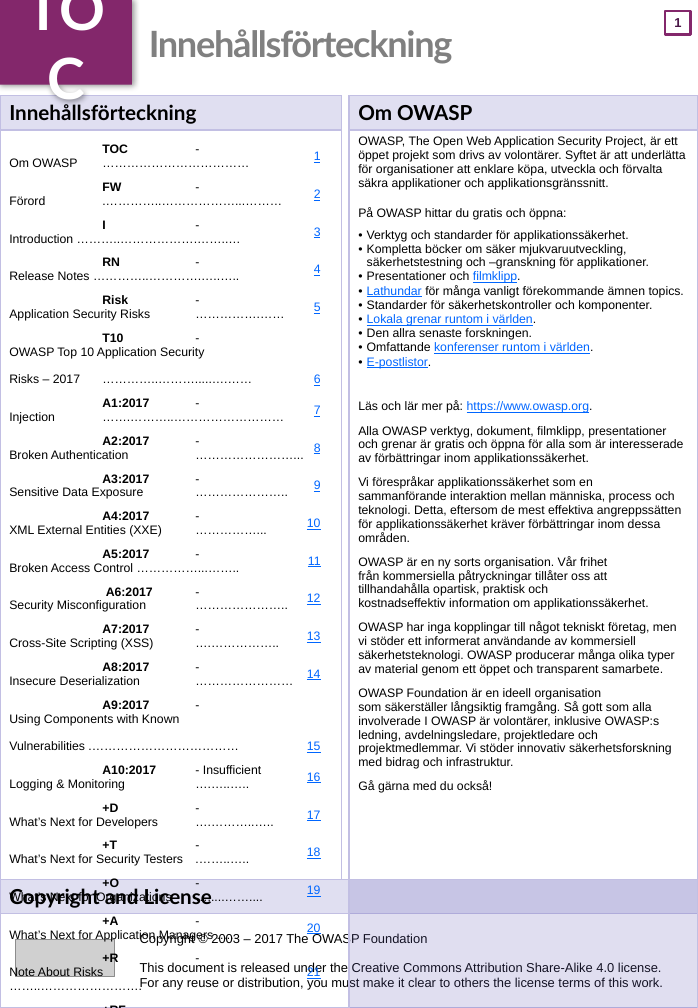
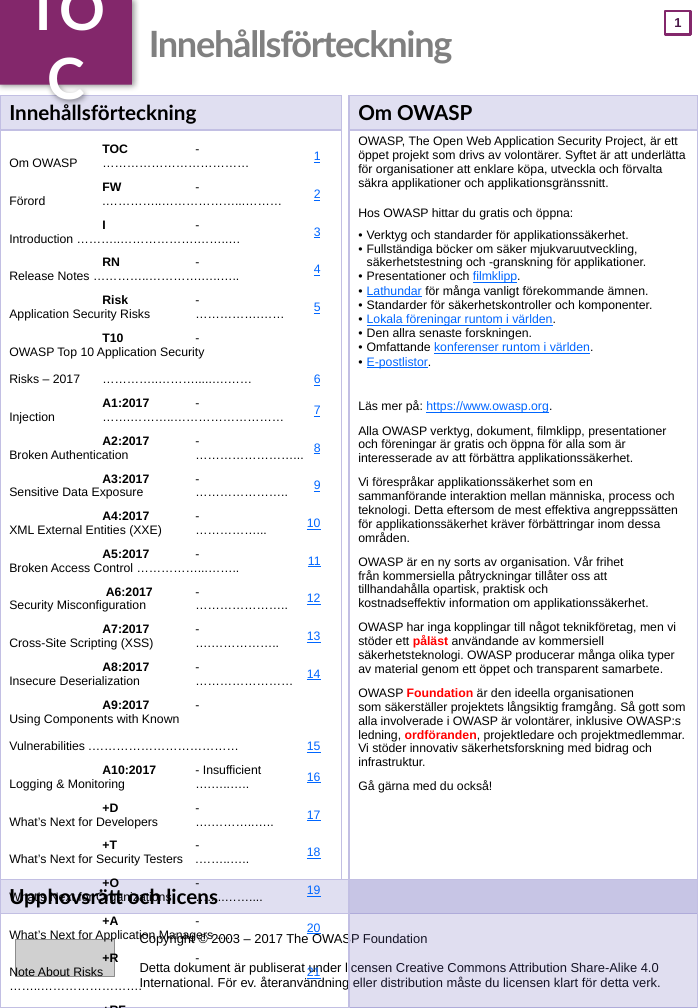
Before and after one commit to xl-sec/Top10, a slide deck: slide 2 of 2017/se/OWASP_Top10-2017_(se).pptx. Drawn at 698x1008 pixels with LibreOffice and Linux fonts; fonts in the diff are those of the drawing; grey boxes stand for pictures. Boxes give left, top, right and bottom in pixels: in the first picture for what was removed or moved away, otherwise in the second. Text is boxed around its words. In the diff, an @@ line names an element or a change of style, - is before the commit and + after.

```diff
--- a/2017/se/OWASP_Top10-2017_(se).pptx
+++ b/2017/se/OWASP_Top10-2017_(se).pptx
@@ table at <box>349,96,698,1008</box> @@
-row 2, column 1: OWASP, The Open Web Application Security Project, är ett öppet projekt som drivs av volontärer. Syftet är att underlätta för organisationer att enklare köpa, utveckla och förvalta säkra applikationer och applikationsgränssnitt. / På OWASP hittar du gratis och öppna: / Verktyg och standarder för applikationssäkerhet. / Kompletta böcker om säker mjukvaruutveckling, säkerhetstestning och –granskning för applikationer. / Presentationer och filmklipp. / Lathundar för många vanligt förekommande ämnen topics. / Standarder för säkerhetskontroller och komponenter. / Lokala grenar runtom i världen. / Den allra senaste forskningen. / Omfattande konferenser runtom i världen. / E-postlistor. / Läs och lär mer på: https://www.owasp.org. / Alla OWASP verktyg, dokument, filmklipp, presentationer och grenar är gratis och öppna för alla som är interesserade av förbättringar inom applikationssäkerhet. / Vi förespråkar applikationssäkerhet som en sammanförande interaktion mellan människa, process och teknologi. Detta, eftersom de mest effektiva angreppssätten för applikationssäkerhet kräver förbättringar inom dessa områden. / OWASP är en ny sorts organisation. Vår frihet från kommersiella påtryckningar tillåter oss att tillhandahålla opartisk, praktisk och kostnadseffektiv information om applikationssäkerhet. / OWASP har inga kopplingar till något tekniskt företag, men vi stöder ett informerat användande av kommersiell säkerhetsteknologi. OWASP producerar många olika typer av material genom ett öppet och transparent samarbete. / OWASP Foundation är en ideell organisation som säkerställer långsiktig framgång. Så gott som alla involverade I OWASP är volontärer, inklusive OWASP:s ledning, avdelningsledare, projektledare och projektmedlemmar. Vi stöder innovativ säkerhetsforskning med bidrag och infrastruktur. / Gå gärna med du också!
+row 2, column 1: OWASP, The Open Web Application Security Project, är ett öppet projekt som drivs av volontärer. Syftet är att underlätta för organisationer att enklare köpa, utveckla och förvalta säkra applikationer och applikationsgränssnitt. / Hos OWASP hittar du gratis och öppna: / Verktyg och standarder för applikationssäkerhet. / Fullständiga böcker om säker mjukvaruutveckling, säkerhetstestning och -granskning för applikationer. / Presentationer och filmklipp. / Lathundar för många vanligt förekommande ämnen. / Standarder för säkerhetskontroller och komponenter. / Lokala föreningar runtom i världen. / Den allra senaste forskningen. / Omfattande konferenser runtom i världen. / E-postlistor. / Läs mer på: https://www.owasp.org. / Alla OWASP verktyg, dokument, filmklipp, presentationer och föreningar är gratis och öppna för alla som är interesserade av att förbättra applikationssäkerhet. / Vi förespråkar applikationssäkerhet som en sammanförande interaktion mellan människa, process och teknologi. Detta eftersom de mest effektiva angreppssätten för applikationssäkerhet kräver förbättringar inom dessa områden. / OWASP är en ny sorts av organisation. Vår frihet från kommersiella påtryckningar tillåter oss att tillhandahålla opartisk, praktisk och kostnadseffektiv information om applikationssäkerhet. / OWASP har inga kopplingar till något teknikföretag, men vi stöder ett påläst användande av kommersiell säkerhetsteknologi. OWASP producerar många olika typer av material genom ett öppet och transparent samarbete. / OWASP Foundation är den ideella organisationen som säkerställer projektets långsiktig framgång. Så gott som alla involverade i OWASP är volontärer, inklusive OWASP:s ledning, ordföranden, projektledare och projektmedlemmar. Vi stöder innovativ säkerhetsforskning med bidrag och infrastruktur. / Gå gärna med du också!
@@ table at <box>0,879,698,1008</box> @@
-row 1, column 1: Copyright and License
+row 1, column 1: Upphovsrätt och licens
-row 2, column 1: Copyright © 2003 – 2017 The OWASP Foundation / This document is released under the Creative Commons Attribution Share-Alike 4.0 license. / For any reuse or distribution, you must make it clear to others the license terms of this work.
+row 2, column 1: Copyright © 2003 – 2017 The OWASP Foundation / Detta dokument är publiserat under licensen Creative Commons Attribution Share-Alike 4.0 International. För ev. återanvändning eller distribution måste du licensen klart för detta verk.
```
Also in this commit, not shown: 7 other slides changed, 6 other files.
